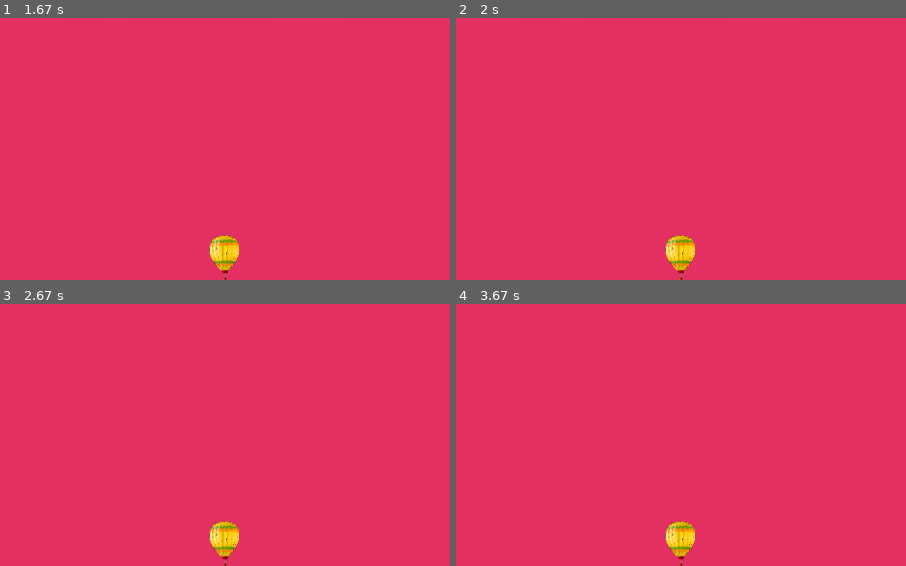
Above: before the commit, frames 1-4 (two rows, left to right).
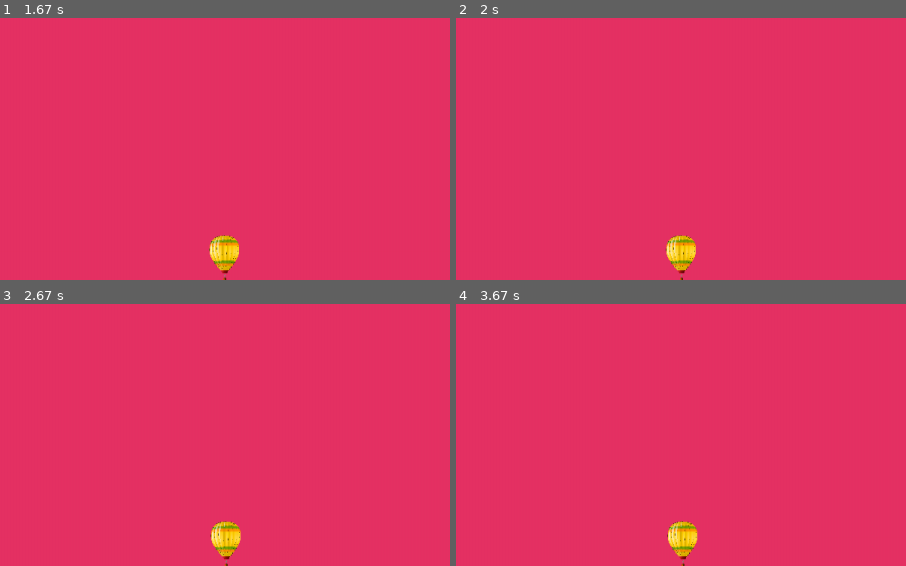
Above: after the commit, the same moments.

Repository: liuxinrui1997/pygame_alien
Game: pygame game, started from alien_invasion.py
Two runs of this game, one before a commit and one after it. Both use one fixed random seed, a clock stepped at 60 frames per second and the inputs below.
Inputs:
- Up to frame 1 (1.67 s): tap Enter at 0.33 s
- Up to frame 2 (2 s): hold Left from 1.67 s (still down)
- Up to frame 3 (2.67 s): release Left at 2.2 s; hold Left 2.23-2.63 s
- Up to frame 4 (3.67 s): hold Left from 3.33 s (still down)
The pictures show only the part of the screen within x 25-75%, y 50-100%; the shares and areas given below are measured in that part.

Frame 1 is identical in both runs. In frame 2, 0.3% of the frame differs, in the area x 46-54%, y 82-100%; in frame 3, 0.5%; in frame 4, 0.5%.

Commit message:
Move left and right - change moving speed - add moving range

Diff:
--- a/alien_invasion.py
+++ b/alien_invasion.py
@@ -17,7 +17,7 @@
 	pygame.display.set_caption("Alien Invasion")
 
 	#创建飞船
-	ship = Ship(screen)
+	ship = Ship(screen, ai_settings)
 
 	#设置背景颜色
 	bg_color = (230, 50, 100)
--- a/game_function.py
+++ b/game_function.py
@@ -10,10 +10,15 @@
 				if event.key == pygame.K_RIGHT:
 					ship.rect.centerx += 1
 					ship.moving_right = True
+				elif event.key == pygame.K_LEFT:
+					ship.rect.centerx += 1
+					ship.moving_left = True
 
 			elif event.type == pygame.KEYUP:
 				if event.key == pygame.K_RIGHT:
 					ship.moving_right = False
+				elif event.key == pygame.K_LEFT:
+					ship.moving_left = False
 
 def update_screen(ai_settings, ship, screen):
 	#每次循环都绘制屏幕
--- a/ship.py
+++ b/ship.py
@@ -2,9 +2,11 @@
 
 class Ship():
 
-	def  __init__(self, screen):
+	def  __init__(self, screen, ai_settings):
 		#初始化飞船并且设置初始位置
 		self.screen = screen
+
+		self.ai_settings = ai_settings
 
 		#加载飞船图形
 		self.image = pygame.image.load('images/ship.bmp')
@@ -16,12 +18,18 @@
 		self.rect.centerx = self.screen_rect.centerx
 		self.rect.bottom = self.screen_rect.bottom
 
+		#
+		self.center = float(self.rect.centerx)
+
 		#移动标志
 		self.moving_right = False
+		self.moving_left = False
 
 	def update(self):
-		if self.moving_right:
-			self.rect.centerx += 1
+		if self.moving_right and self.rect.right < self.screen_rect.right:
+			self.center += self.ai_settings.ship_speed_factor
+		if self.moving_left and self.rect.left < self.screen_rect.left:
+			self.center -= self.ai_settings.ship_speed_factor
 
 	def blitme(self):
 		self.screen.blit(self.image, self.rect)
